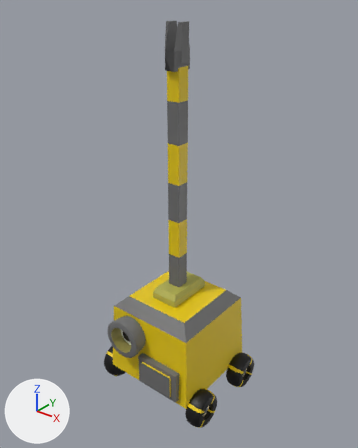
Two versions of the FBX model Assets/Source/Models/robot - Copy.fbx, one commit apart.
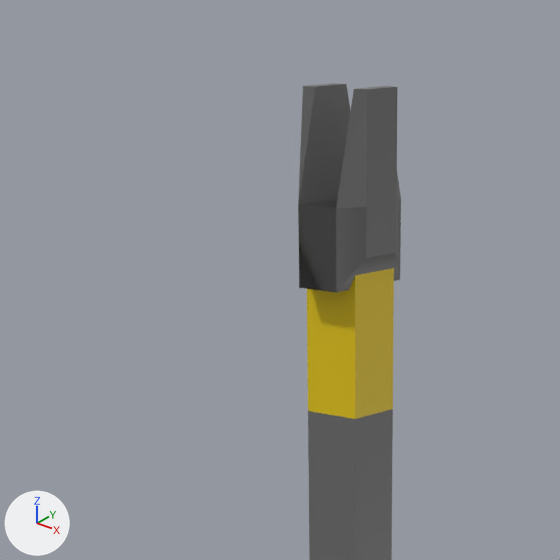
Old and new are each drawn whole from a 50 mm lens placed at (5.8, -7.22, 7.18), pointed at (0.02, 0.0, 2.71) and again close up on the part from 26% to 64% of the width and 0% to 31% of the height. The lights are fixed; the arrows at lower left show +X, +Y and +Z. Where no turn or scale is listed for an object, it has been applied to the vertices. Vertices at the same position are counted once.

The first close-up shows 'Куб.004'.
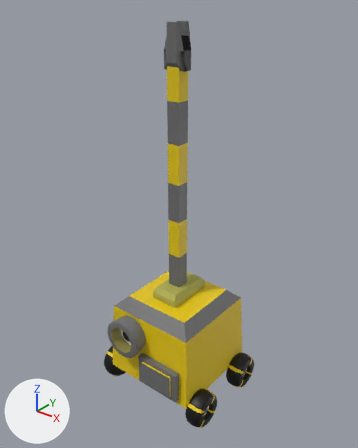
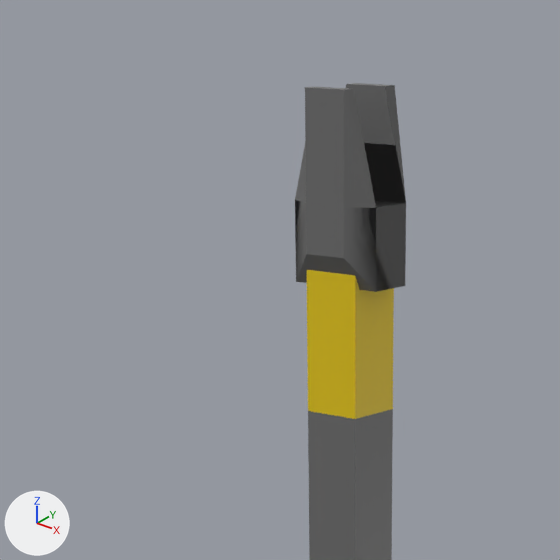
Where the change shows, as pixel boxes [x1, y1, x2, y2] in the close-ups (560 x 560 px; the box of a moved part takes in the faces that stretch with it):
'Куб.004', reshaped: before [298, 83, 401, 560]; after [295, 83, 406, 560]
part 1 of me_куб_012, moved or reshaped: before [298, 83, 400, 292]; after [296, 83, 406, 292]

Diff of the bpy script that builds the scene:
```diff
--- a/Assets/Source/Models/robot - Copy.fbx.py
+++ b/Assets/Source/Models/robot - Copy.fbx.py
@@ me_куб_012 @@
 # used by ob_куб_004; location = (-0.011, 0.0, 4.004)
-me_куб_012.from_pydata(...)  # 52 vertices, 50 faces; spans x -0.17..0.17, y -0.22..0.22, z -2.81..2.58
+me_куб_012.from_pydata(...)  # 56 vertices, 50 faces; spans x -0.22..0.22, y -0.17..0.17, z -2.81..2.58
+# me_куб_012 part 1
+# 19 faces are deleted
+# 3 vertices in x -0.17, y 0.1, z 1.91..2.58 move by (0.07, 0.07, 0.0)
+# 3 vertices in x 0.17, y 0.1, z 1.91..2.58 move by (-0.07, 0.07, 0.0)
+# 3 vertices in x -0.17, y -0.1, z 1.91..2.58 move by (0.07, -0.07, 0.0)
+# 3 vertices in x 0.17, y -0.1, z 1.91..2.58 move by (-0.07, -0.07, 0.0)
+# 8 vertices move from x -0.1..0.1, y -0.22..0.22, z 1.78..2.12 to x -0.22..0.22, y -0.1..0.1, z 1.78..2.12
+# 4 vertices are added at (0.14, -0.14, 2.03), (-0.14, -0.14, 2.03), (0.14, 0.14, 2.03), (-0.14, 0.14, 2.03)
+# 19 new faces join them, mat_материал_007 (dark grey #6e6e6e)
 me_куб_012.materials.append(mat_material)
```
